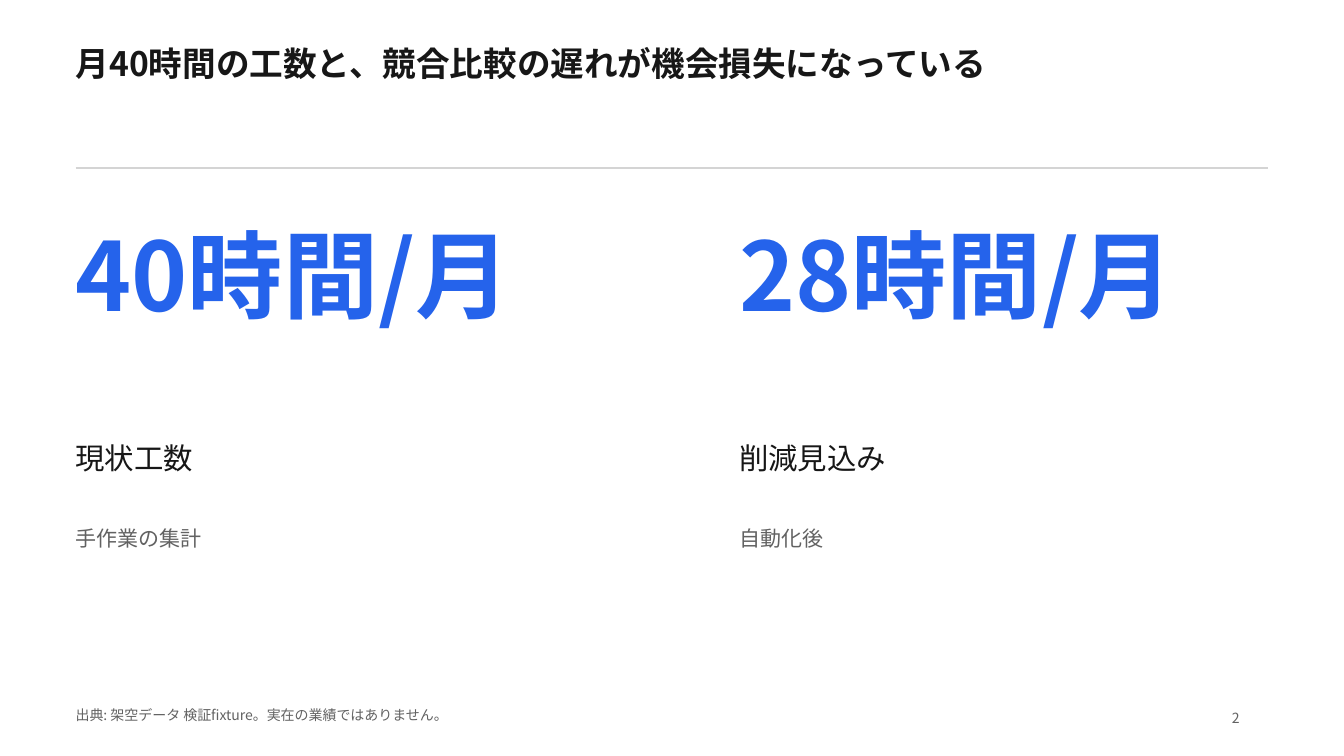
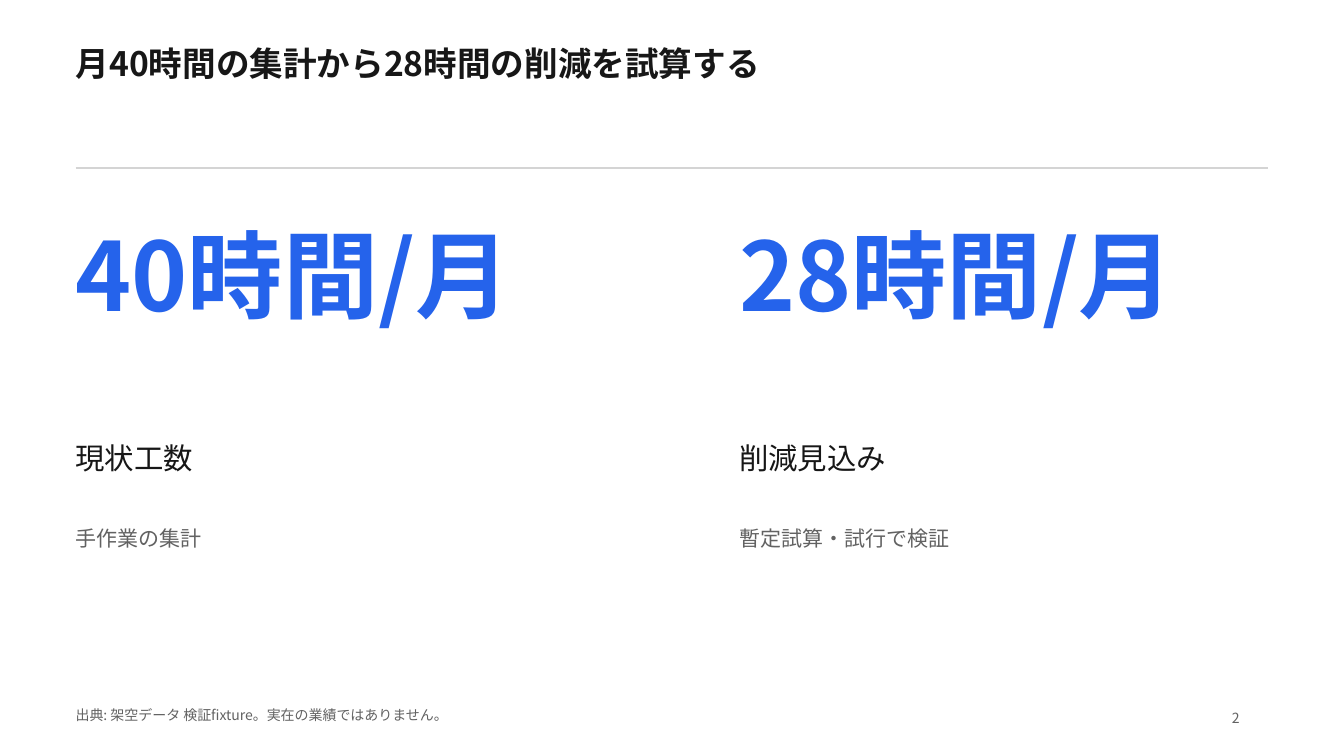
Before and after one commit to Skyjoy0512/Memora-iOS, a slide deck: slide 2 of docs/presentation-integration/scenarios/B/B.pptx. Drawn at 1344x756 pixels with LibreOffice and Linux fonts; fonts in the diff are those of the drawing. Boxes give left, top, right and bottom in pixels: in the first picture for what was removed or moved away, otherwise in the second. Text is boxed around its words. In the diff, an @@ line names an element or a change of style, - is before the commit and + after.

```diff
--- a/docs/presentation-integration/scenarios/B/B.pptx
+++ b/docs/presentation-integration/scenarios/B/B.pptx
@@ text at (x1=76, y1=47, x2=760, y2=79): text changed @@
-月40時間の工数と、競合比較の遅れが機会損失になっている
+月40時間の集計から28時間の削減を試算する
@@ text at (x1=739, y1=528, x2=949, y2=548): text changed @@
-自動化後
+暫定試算・試行で検証
```
Also in this commit, not shown: 3 other slides changed, 47 other files.
